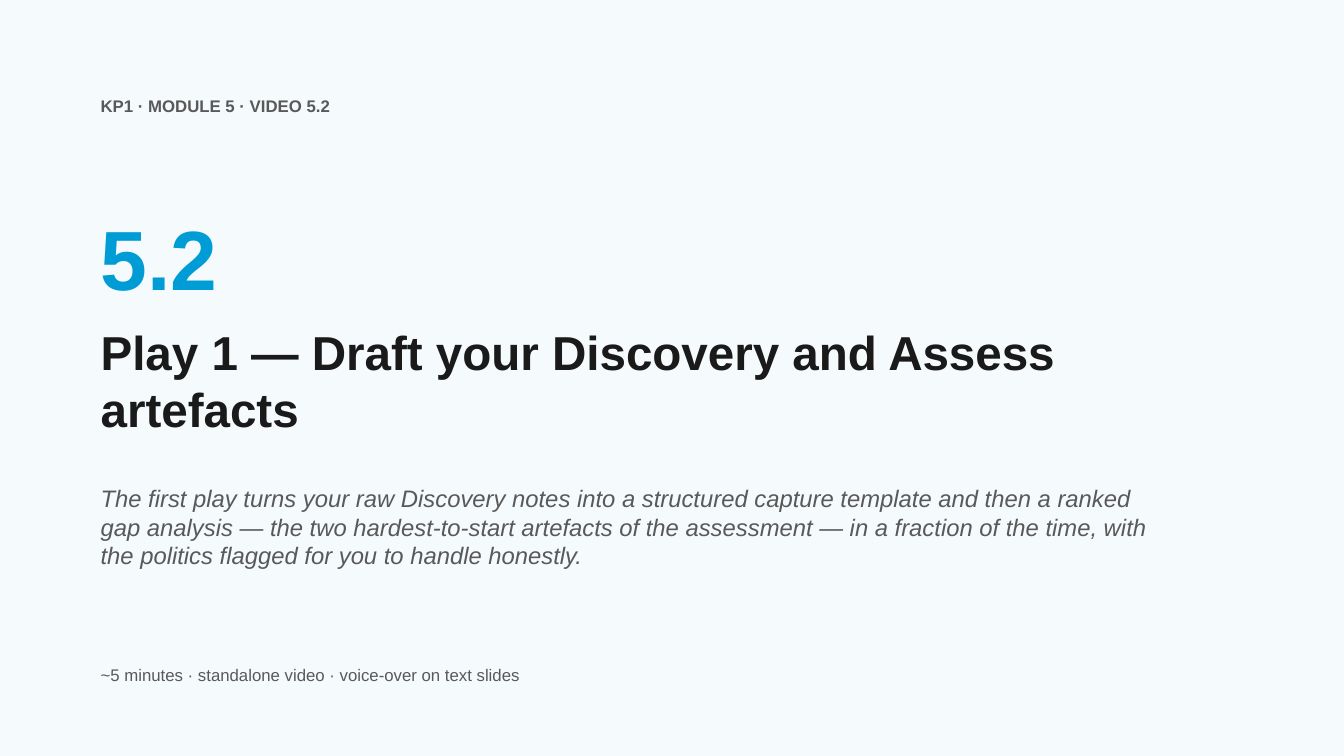
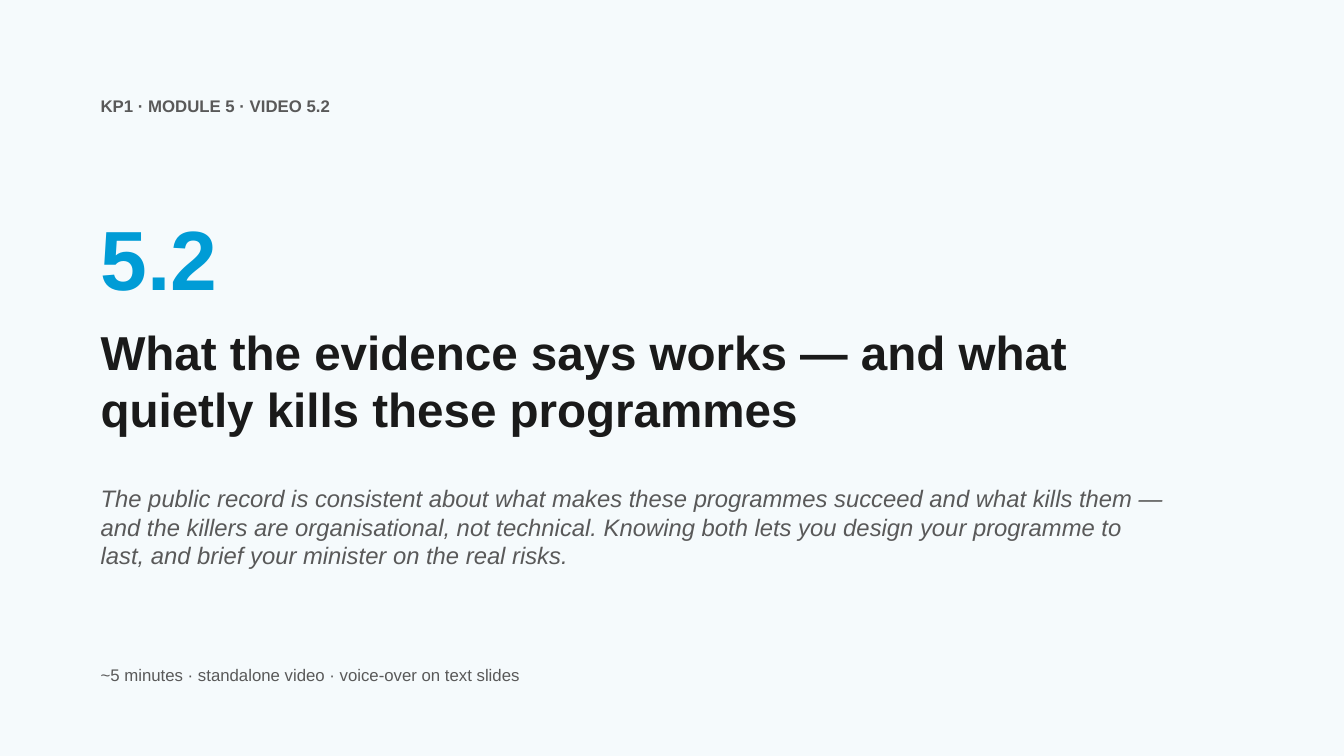
Before and after one commit to aarelaponin/geatdm-framework, a slide deck: slide 10 of 10-Knowledge-Products/KP1-GEA/videos/module_5/en/decks/KP1_M5_Deck_v0.1.pptx. Drawn at 1344x756 pixels with LibreOffice and Linux fonts; fonts in the diff are those of the drawing. Boxes give left, top, right and bottom in pixels: in the first picture for what was removed or moved away, otherwise in the second. Text is boxed around its words. In the diff, an @@ line names an element or a change of style, - is before the commit and + after.

```diff
--- a/10-Knowledge-Products/KP1-GEA/videos/module_5/en/decks/KP1_M5_Deck_v0.1.pptx
+++ b/10-Knowledge-Products/KP1-GEA/videos/module_5/en/decks/KP1_M5_Deck_v0.1.pptx
@@ text at (x1=101, y1=335, x2=1067, y2=436): text changed @@
-Play 1 — Draft your Discovery and Assess artefacts
+What the evidence says works — and what quietly kills these programmes
@@ text at (x1=101, y1=489, x2=1132, y2=569): text changed @@
-The first play turns your raw Discovery notes into a structured capture template and then a ranked gap analysis — the two hardest-to-start artefacts of the assessment — in a fraction of the time, with the politics flagged for you to handle honestly.
+The public record is consistent about what makes these programmes succeed and what kills them — and the killers are organisational, not technical. Knowing both lets you design your programme to last, and brief your minister on the real risks.
```
Also in this commit, not shown: 35 other slides changed, 15 slides added, 15 slides removed, 58 other files.
